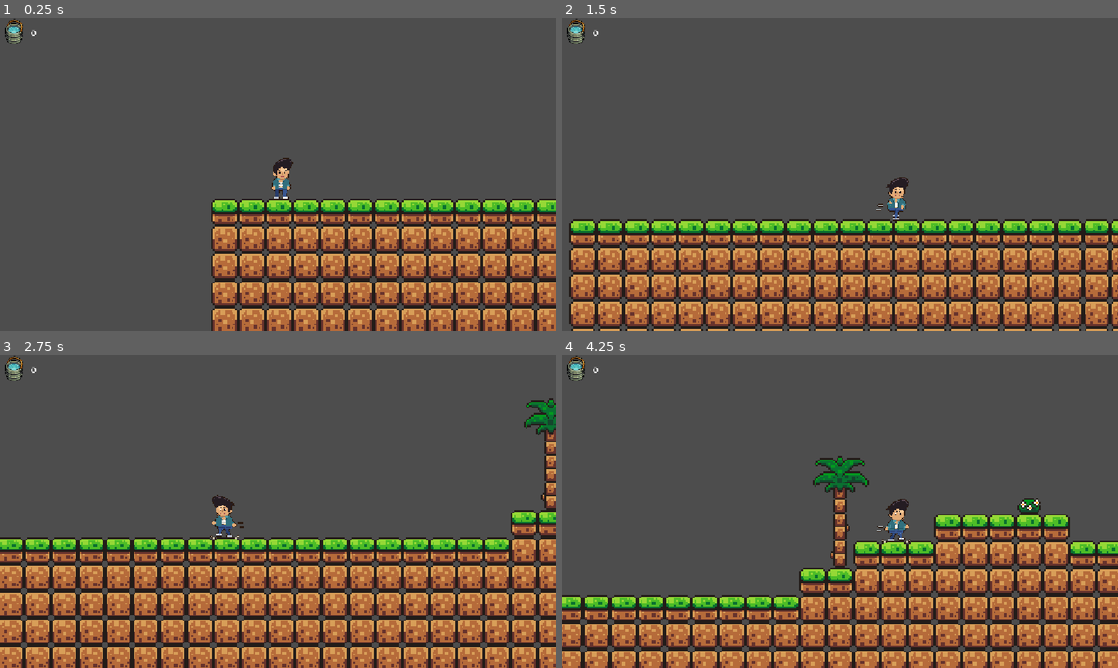
Above: before the commit, frames 1-4 (two rows, left to right).
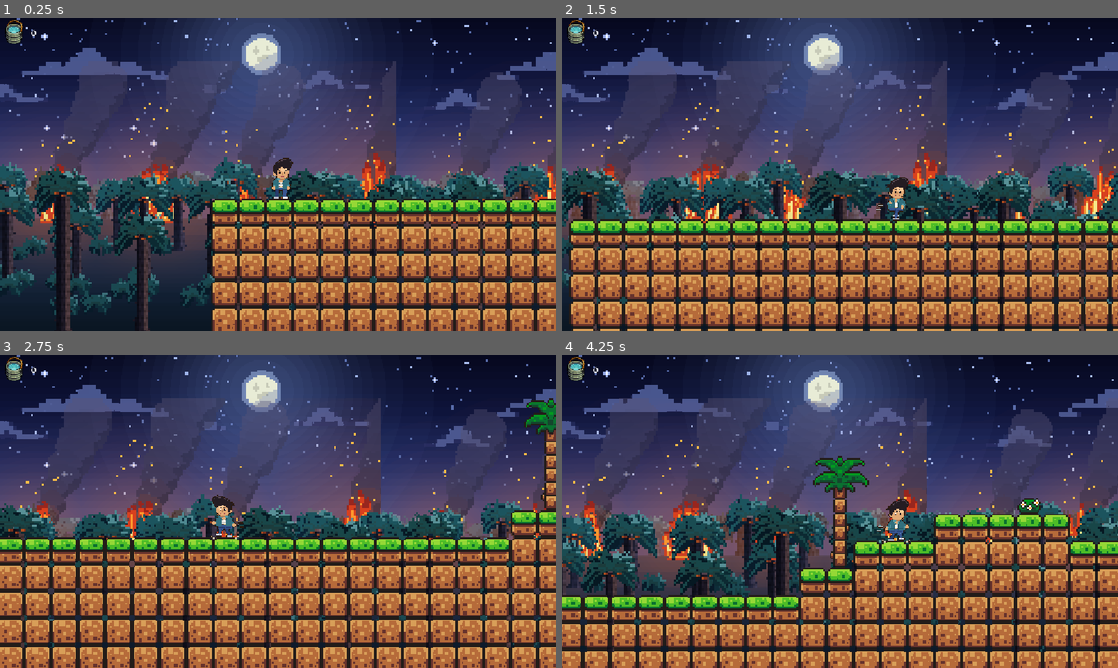
Above: after the commit, the same moments.

Repository: juztmuzan/last-escape
Game: Godot game, scene res://scene/level_3.tscn
Same seed, same stepped clock (60 frames per second), same inputs: the game is played once before the commit and once after it. This scene is started directly instead of the project's main scene.
Inputs:
- Up to frame 1 (0.25 s): no input
- Up to frame 2 (1.5 s): hold Right (move_right) from 0.53 s (still down); tap E (interact) at 0.6, 1.35 s; tap Up (jump) at 0.77 s
- Up to frame 3 (2.75 s): tap Up (jump) at 1.52 s; release Right (move_right) at 2.03 s; hold Left (move_left) from 2.03 s (still down); tap E (interact) at 2.1 s
- Up to frame 4 (4.25 s): release Left (move_left) at 2.78 s; hold Right (move_right) from 2.78 s (still down); tap E (interact) at 2.85, 3.6 s; tap Up (jump) at 3.02, 3.77 s

The runs differ from the first frame. In frame 1, 63% of the frame differs, in the area x 0-100%, y 0-100%; in frame 2, 55%; in frame 3, 48%; in frame 4, 53%.

Commit message:
Background Level 2 & 3
Anjay

Diff:
--- a/scene/level_2.tscn
+++ b/scene/level_2.tscn
@@ -19,7 +19,14 @@
 [ext_resource type="PackedScene" uid="uid://4habcl5sgr81" path="res://scene/checkpoint.tscn" id="23_xgnfs"]
 [ext_resource type="Script" uid="uid://o6btlu0nxsjv" path="res://script/camera_2d.gd" id="24_4knub"]
 [ext_resource type="PackedScene" uid="uid://br3pq2yrcddep" path="res://scene/spike.tscn" id="25_36lra"]
+[ext_resource type="Texture2D" uid="uid://c24x5dlo1lnwx" path="res://assets/background/Level_2/01_langit.png" id="27_nxrem"]
+[ext_resource type="Texture2D" uid="uid://2jxmbt7vik6q" path="res://assets/background/Level_2/02_pohon_jauh.png" id="28_o4omm"]
+[ext_resource type="Texture2D" uid="uid://bypoe4aldp5bm" path="res://assets/background/Level_2/03_cahaya_api.png" id="29_3d7dk"]
+[ext_resource type="Texture2D" uid="uid://3enyv706hieg" path="res://assets/background/Level_2/04_asap.png" id="30_c46bp"]
+[ext_resource type="Texture2D" uid="uid://ctdwdlwlh7d0o" path="res://assets/background/Level_2/05_api.png" id="31_ko8js"]
+[ext_resource type="Texture2D" uid="uid://dtfi46xb8jsyx" path="res://assets/background/Level_2/06_pohon_tengah.png" id="32_cerx1"]
 [ext_resource type="Texture2D" uid="uid://dn2ap6mdc4mjb" path="res://assets/character/player/jump/jump_01.png" id="33_m34xv"]
+[ext_resource type="Texture2D" uid="uid://400fid46vdio" path="res://assets/background/Level_2/07_pohon_depan.png" id="33_u01km"]
 [ext_resource type="Texture2D" uid="uid://cfupp4ifc0jb1" path="res://assets/character/player/run/run_01.png" id="34_looqq"]
 [ext_resource type="Texture2D" uid="uid://ciotg4lgtg6nt" path="res://assets/character/player/run/run_02.png" id="35_mfb87"]
 [ext_resource type="Texture2D" uid="uid://dyw5nu16tegb8" path="res://assets/character/player/run/run_03.png" id="36_142yk"]
@@ -510,5 +517,84 @@
 grow_horizontal = 1
 grow_vertical = 1
 
+[node name="ParallaxBackground" type="ParallaxBackground" parent="." unique_id=805303783]
+scroll_ignore_camera_zoom = true
+
+[node name="ParallaxLayer" type="ParallaxLayer" parent="ParallaxBackground" unique_id=494502134]
+motion_scale = Vector2(0, 0)
+motion_mirroring = Vector2(1375, 0)
+
+[node name="Sprite2D" type="Sprite2D" parent="ParallaxBackground/ParallaxLayer" unique_id=1804586246]
+texture_filter = 1
+scale = Vector2(0.753, 0.753)
+texture = ExtResource("27_nxrem")
+centered = false
+
+[node name="ParallaxLayer2" type="ParallaxLayer" parent="ParallaxBackground" unique_id=381722700]
+motion_scale = Vector2(0.1, 0)
+motion_mirroring = Vector2(1375, 0)
+
+[node name="Sprite2D" type="Sprite2D" parent="ParallaxBackground/ParallaxLayer2" unique_id=1928590828]
+texture_filter = 1
+position = Vector2(0, 90)
+scale = Vector2(0.753, 0.753)
+texture = ExtResource("28_o4omm")
+centered = false
+
+[node name="ParallaxLayer3" type="ParallaxLayer" parent="ParallaxBackground" unique_id=1209087450]
+motion_scale = Vector2(0.3, 0)
+motion_mirroring = Vector2(1375, 0)
+
+[node name="Sprite2D" type="Sprite2D" parent="ParallaxBackground/ParallaxLayer3" unique_id=1623772499]
+texture_filter = 1
+position = Vector2(0, 90)
+scale = Vector2(0.753, 0.753)
+texture = ExtResource("29_3d7dk")
+centered = false
+
+[node name="ParallaxLayer4" type="ParallaxLayer" parent="ParallaxBackground" unique_id=1544331103]
+motion_scale = Vector2(0.3, 0)
+motion_mirroring = Vector2(1375, 0)
+
+[node name="Sprite2D" type="Sprite2D" parent="ParallaxBackground/ParallaxLayer4" unique_id=966027489]
+texture_filter = 1
+position = Vector2(0, 90)
+scale = Vector2(0.753, 0.753)
+texture = ExtResource("30_c46bp")
+centered = false
+
+[node name="ParallaxLayer5" type="ParallaxLayer" parent="ParallaxBackground" unique_id=72916801]
+motion_scale = Vector2(0.3, 0)
+motion_mirroring = Vector2(1375, 0)
+
+[node name="Sprite2D" type="Sprite2D" parent="ParallaxBackground/ParallaxLayer5" unique_id=924436819]
+texture_filter = 1
+position = Vector2(0, 90)
+scale = Vector2(0.753, 0.753)
+texture = ExtResource("31_ko8js")
+centered = false
+
+[node name="ParallaxLayer6" type="ParallaxLayer" parent="ParallaxBackground" unique_id=105613011]
+motion_scale = Vector2(0.45, 0)
+motion_mirroring = Vector2(1375, 0)
+
+[node name="Sprite2D" type="Sprite2D" parent="ParallaxBackground/ParallaxLayer6" unique_id=1102938248]
+texture_filter = 1
+position = Vector2(0, 90)
+scale = Vector2(0.753, 0.753)
+texture = ExtResource("32_cerx1")
+centered = false
+
+[node name="ParallaxLayer7" type="ParallaxLayer" parent="ParallaxBackground" unique_id=1420444130]
+motion_scale = Vector2(0.6, 0)
+motion_mirroring = Vector2(1375, 0)
+
+[node name="Sprite2D" type="Sprite2D" parent="ParallaxBackground/ParallaxLayer7" unique_id=266497368]
+texture_filter = 1
+position = Vector2(0, 90)
+scale = Vector2(0.753, 0.753)
+texture = ExtResource("33_u01km")
+centered = false
+
 [connection signal="body_entered" from="killzone" to="killzone" method="_on_body_entered"]
 [connection signal="timeout" from="killzone/Timer" to="killzone" method="_on_timer_timeout"]
--- a/scene/level_3.tscn
+++ b/scene/level_3.tscn
@@ -26,6 +26,17 @@
 [ext_resource type="Texture2D" uid="uid://centac882onqm" path="res://assets/character/player/run/run_05.png" id="24_hb043"]
 [ext_resource type="Texture2D" uid="uid://b3iltuqygfpb7" path="res://assets/character/player/run/run_06.png" id="25_ewoa8"]
 [ext_resource type="PackedScene" uid="uid://y1yfmd3wf7e2" path="res://scene/ember_ui.tscn" id="26_gqyry"]
+[ext_resource type="Texture2D" uid="uid://csp840f760uk1" path="res://assets/background/Level_3/01_langit.png" id="27_hveye"]
+[ext_resource type="Texture2D" uid="uid://csqba4k4ehwnt" path="res://assets/background/Level_3/02_lantai_jauh.png" id="28_0spmp"]
+[ext_resource type="Texture2D" uid="uid://ckvgcdjb33hbs" path="res://assets/background/Level_3/03_sawit_jauh.png" id="29_df4gl"]
+[ext_resource type="Texture2D" uid="uid://bojnirup0eljj" path="res://assets/background/Level_3/04_cahaya_api.png" id="30_nao1m"]
+[ext_resource type="Texture2D" uid="uid://capv2dsi8a244" path="res://assets/background/Level_3/05_asap.png" id="31_xymre"]
+[ext_resource type="Texture2D" uid="uid://bs3y467ujognj" path="res://assets/background/Level_3/06_api.png" id="32_5f4cu"]
+[ext_resource type="Texture2D" uid="uid://b4h5af2biqqg5" path="res://assets/background/Level_3/07_sawit_tengah.png" id="33_c30lh"]
+[ext_resource type="Texture2D" uid="uid://7q1v33evpk70" path="res://assets/background/Level_3/08_kabut.png" id="34_yynj7"]
+[ext_resource type="Texture2D" uid="uid://cq7k3jckrokjy" path="res://assets/background/Level_3/09_pakis_lantai.png" id="35_3cwcn"]
+[ext_resource type="Texture2D" uid="uid://bc337r2le4qky" path="res://assets/background/Level_3/10_sawit_tengah2.png" id="36_kprhq"]
+[ext_resource type="Texture2D" uid="uid://ck8isrhwo5w7b" path="res://assets/background/Level_3/11_sawit_dekat.png" id="37_83j3r"]
 
 [sub_resource type="WorldBoundaryShape2D" id="WorldBoundaryShape2D_owiqf"]
 
@@ -510,5 +521,128 @@
 grow_horizontal = 1
 grow_vertical = 1
 
+[node name="ParallaxBackground" type="ParallaxBackground" parent="." unique_id=925167172]
+scroll_ignore_camera_zoom = true
+
+[node name="ParallaxLayer" type="ParallaxLayer" parent="ParallaxBackground" unique_id=177297644]
+motion_scale = Vector2(0, 0)
+motion_mirroring = Vector2(1375, 0)
+
+[node name="Sprite2D" type="Sprite2D" parent="ParallaxBackground/ParallaxLayer" unique_id=946334237]
+texture_filter = 1
+scale = Vector2(0.753, 0.753)
+texture = ExtResource("27_hveye")
+centered = false
+
+[node name="ParallaxLayer2" type="ParallaxLayer" parent="ParallaxBackground" unique_id=839766689]
+motion_scale = Vector2(0.05, 0)
+motion_mirroring = Vector2(1375, 0)
+
+[node name="Sprite2D" type="Sprite2D" parent="ParallaxBackground/ParallaxLayer2" unique_id=1224113969]
+texture_filter = 1
+position = Vector2(0, 90)
+scale = Vector2(0.753, 0.753)
+texture = ExtResource("28_0spmp")
+centered = false
+
+[node name="ParallaxLayer3" type="ParallaxLayer" parent="ParallaxBackground" unique_id=533447422]
+motion_scale = Vector2(0.1, 0)
+motion_mirroring = Vector2(1375, 0)
+
+[node name="Sprite2D" type="Sprite2D" parent="ParallaxBackground/ParallaxLayer3" unique_id=1660490506]
+texture_filter = 1
+position = Vector2(0, 90)
+scale = Vector2(0.753, 0.753)
+texture = ExtResource("29_df4gl")
+centered = false
+
+[node name="ParallaxLayer4" type="ParallaxLayer" parent="ParallaxBackground" unique_id=523205937]
+motion_scale = Vector2(0.2, 0)
+motion_mirroring = Vector2(1375, 0)
+
+[node name="Sprite2D" type="Sprite2D" parent="ParallaxBackground/ParallaxLayer4" unique_id=1143220110]
+texture_filter = 1
+position = Vector2(0, 90)
+scale = Vector2(0.753, 0.753)
+texture = ExtResource("30_nao1m")
+centered = false
+
+[node name="ParallaxLayer5" type="ParallaxLayer" parent="ParallaxBackground" unique_id=1864005426]
+motion_scale = Vector2(0.2, 0)
+motion_mirroring = Vector2(1375, 0)
+
+[node name="Sprite2D" type="Sprite2D" parent="ParallaxBackground/ParallaxLayer5" unique_id=1706679271]
+texture_filter = 1
+position = Vector2(0, 90)
+scale = Vector2(0.753, 0.753)
+texture = ExtResource("31_xymre")
+centered = false
+
+[node name="ParallaxLayer6" type="ParallaxLayer" parent="ParallaxBackground" unique_id=438299449]
+motion_scale = Vector2(0.2, 0)
+motion_mirroring = Vector2(1375, 0)
+
+[node name="Sprite2D" type="Sprite2D" parent="ParallaxBackground/ParallaxLayer6" unique_id=1210718004]
+texture_filter = 1
+position = Vector2(0, 90)
+scale = Vector2(0.753, 0.753)
+texture = ExtResource("32_5f4cu")
+centered = false
+
+[node name="ParallaxLayer7" type="ParallaxLayer" parent="ParallaxBackground" unique_id=708613157]
+motion_scale = Vector2(0.3, 0)
+motion_mirroring = Vector2(1375, 0)
+
+[node name="Sprite2D" type="Sprite2D" parent="ParallaxBackground/ParallaxLayer7" unique_id=616693232]
+texture_filter = 1
+position = Vector2(0, 90)
+scale = Vector2(0.753, 0.753)
+texture = ExtResource("33_c30lh")
+centered = false
+
+[node name="ParallaxLayer8" type="ParallaxLayer" parent="ParallaxBackground" unique_id=1250069875]
+motion_scale = Vector2(0.35, 0)
+motion_mirroring = Vector2(1375, 0)
+
+[node name="Sprite2D" type="Sprite2D" parent="ParallaxBackground/ParallaxLayer8" unique_id=735038535]
+texture_filter = 1
+position = Vector2(0, 90)
+scale = Vector2(0.753, 0.753)
+texture = ExtResource("34_yynj7")
+centered = false
+
+[node name="ParallaxLayer9" type="ParallaxLayer" parent="ParallaxBackground" unique_id=864788007]
+motion_scale = Vector2(0.45, 0)
+motion_mirroring = Vector2(1375, 0)
+
+[node name="Sprite2D" type="Sprite2D" parent="ParallaxBackground/ParallaxLayer9" unique_id=370609862]
+texture_filter = 1
+position = Vector2(0, 90)
+scale = Vector2(0.753, 0.753)
+texture = ExtResource("35_3cwcn")
+centered = false
+
+[node name="ParallaxLayer10" type="ParallaxLayer" parent="ParallaxBackground" unique_id=1306802216]
+motion_scale = Vector2(0.5, 0)
+motion_mirroring = Vector2(1375, 0)
+
+[node name="Sprite2D" type="Sprite2D" parent="ParallaxBackground/ParallaxLayer10" unique_id=1002475009]
+texture_filter = 1
+position = Vector2(0, 90)
+scale = Vector2(0.753, 0.753)
+texture = ExtResource("36_kprhq")
+centered = false
+
+[node name="ParallaxLayer11" type="ParallaxLayer" parent="ParallaxBackground" unique_id=682182260]
+motion_scale = Vector2(0.6, 0)
+motion_mirroring = Vector2(1375, 0)
+
+[node name="Sprite2D" type="Sprite2D" parent="ParallaxBackground/ParallaxLayer11" unique_id=1066969820]
+texture_filter = 1
+position = Vector2(0, 90)
+scale = Vector2(0.753, 0.753)
+texture = ExtResource("37_83j3r")
+centered = false
+
 [connection signal="body_entered" from="killzone" to="killzone" method="_on_body_entered"]
 [connection signal="timeout" from="killzone/Timer" to="killzone" method="_on_timer_timeout"]
Binary file added: assets/background/Level_2/01_langit.png
Not shown, added: assets/background/Level_2/01_langit.png.import
Binary file added: assets/background/Level_2/02_pohon_jauh.png
Not shown, added: assets/background/Level_2/02_pohon_jauh.png.import
Binary file added: assets/background/Level_2/03_cahaya_api.png
Not shown, added: assets/background/Level_2/03_cahaya_api.png.import
Binary file added: assets/background/Level_2/04_asap.png
Not shown, added: assets/background/Level_2/04_asap.png.import
Binary file added: assets/background/Level_2/05_api.png
Not shown, added: assets/background/Level_2/05_api.png.import
Binary file added: assets/background/Level_2/06_pohon_tengah.png
Not shown, added: assets/background/Level_2/06_pohon_tengah.png.import
(and 24 more such lines)
